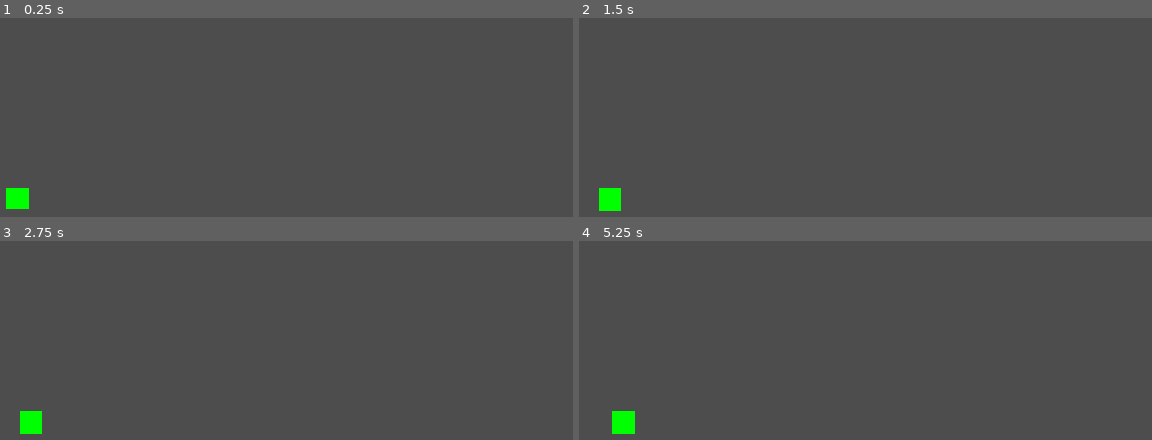
Above: before the commit, frames 1-4 (two rows, left to right).
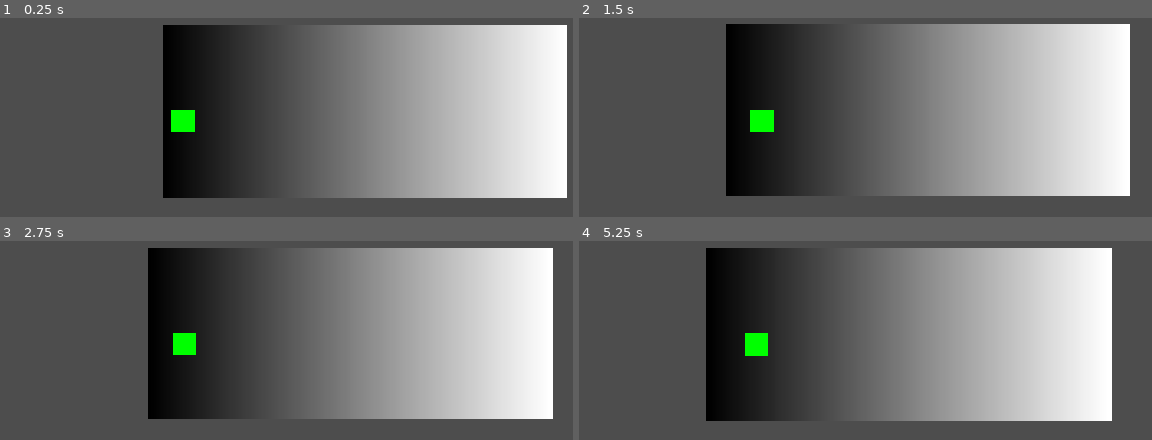
Above: after the commit, the same moments.

Repository: boxboy523/Post-Apocalypse-Constellation
Game: Godot game, scene res://scenes/main.tscn
The game is run twice, just before and just after one commit, with the same random seed, the same clock (stepped at 60 frames per second) and the same inputs. Before the commit the project starts from res://main.tscn.
Inputs:
- Up to frame 1 (0.25 s): no input
- Up to frame 2 (1.5 s): tap Enter at 0.5 s; hold 1 (choose_path_1) 0.53-1.28 s; tap 2 (choose_path_2) at 0.8, 1.35 s; tap Space (start_path) at 1.25 s
- Up to frame 3 (2.75 s): tap 1 (choose_path_1) at 1.55 s; hold 1 (choose_path_1) from 2.03 s (still down); tap 2 (choose_path_2) at 2.3 s
- Up to frame 4 (5.25 s): tap Space (start_path) at 2.75 s; release 1 (choose_path_1) at 2.78 s; tap 2 (choose_path_2) at 2.85, 3.8 s; tap 1 (choose_path_1) at 3.05, 4.35 s; hold Space (start_path) 3.53-4.28 s; hold 2 (choose_path_2) from 5.03 s (still down)

The runs differ from the first frame. In frame 1, 50% of the frame differs, in the area x 1-99%, y 3-96%; in frame 2, 50%; in frame 3, 50%; in frame 4, 50%, in the area x 5-94%, y 3-97%.

Commit message:
map system implemented, file system created

Diff:
--- a/godot/block.tscn
+++ /dev/null
@@ -1,20 +0,0 @@
-[gd_scene format=3 uid="uid://nh208vrke0dq"]
-
-[sub_resource type="RectangleShape2D" id="RectangleShape2D_k5pvu"]
-size = Vector2(32, 32)
-
-[sub_resource type="Gradient" id="Gradient_hfsdp"]
-colors = PackedColorArray(1, 1, 1, 1, 1, 1, 1, 1)
-
-[sub_resource type="GradientTexture2D" id="GradientTexture2D_d0284"]
-gradient = SubResource("Gradient_hfsdp")
-width = 32
-height = 32
-
-[node name="Block" type="StaticBody2D" unique_id=438339812]
-
-[node name="CollisionShape2D" type="CollisionShape2D" parent="." unique_id=1524439025]
-shape = SubResource("RectangleShape2D_k5pvu")
-
-[node name="Sprite2D" type="Sprite2D" parent="." unique_id=158558861]
-texture = SubResource("GradientTexture2D_d0284")
--- a/godot/main.tscn
+++ /dev/null
@@ -1,39 +0,0 @@
-[gd_scene format=3 uid="uid://bxydsb3ub7npf"]
-
-[ext_resource type="PackedScene" uid="uid://oj0oouh4mwtt" path="res://player.tscn" id="1_0xm2m"]
-[ext_resource type="Script" uid="uid://cp7v1qqq58odj" path="res://player.gd" id="2_lquwl"]
-
-[sub_resource type="Curve2D" id="Curve2D_lquwl"]
-_data = {
-"points": PackedVector2Array(0, 0, 0, 0, 337, 437, 0, 0, 0, 0, 631, 434, 0, 0, 0, 0, 718, 501)
-}
-point_count = 3
-
-[sub_resource type="Curve2D" id="Curve2D_7mycd"]
-_data = {
-"points": PackedVector2Array(0, 0, 0, 0, 337, 437, 0, 0, 0, 0, 631, 434, 0, 0, 0, 0, 701, 371)
-}
-point_count = 3
-
-[node name="Main" type="Node2D" unique_id=1160899106]
-
-[node name="Player" parent="." unique_id=1675211555 node_paths=PackedStringArray("path_choices") instance=ExtResource("1_0xm2m")]
-position = Vector2(338, 436)
-script = ExtResource("2_lquwl")
-path_choices = [NodePath("../PathDown/PathFollowDown"), NodePath("../PathUp/PathFollowUp")]
-
-[node name="PathDown" type="Path2D" parent="." unique_id=832966303]
-curve = SubResource("Curve2D_lquwl")
-
-[node name="PathFollowDown" type="PathFollow2D" parent="PathDown" unique_id=429237988]
-position = Vector2(337, 437)
-rotation = -0.0102037275
-loop = false
-
-[node name="PathUp" type="Path2D" parent="." unique_id=414682385]
-curve = SubResource("Curve2D_7mycd")
-
-[node name="PathFollowUp" type="PathFollow2D" parent="PathUp" unique_id=108091815]
-position = Vector2(337, 437)
-rotation = -0.0102037275
-loop = false
--- a/godot/project.godot
+++ b/godot/project.godot
@@ -13,7 +13,7 @@
 config/name="godot"
 run/main_scene="uid://bxydsb3ub7npf"
 config/features=PackedStringArray("4.7", "Forward Plus")
-config/icon="res://icon.svg"
+config/icon="res://images/icon.svg"
 
 [display]
 
--- /dev/null
+++ b/godot/scenes/main.tscn
@@ -0,0 +1,13 @@
+[gd_scene format=3 uid="uid://bxydsb3ub7npf"]
+
+[ext_resource type="PackedScene" uid="uid://oj0oouh4mwtt" path="res://scenes/player.tscn" id="1_0wfyh"]
+[ext_resource type="PackedScene" uid="uid://db03it5f4c2al" path="res://scenes/map_base.tscn" id="2_sugp2"]
+
+[node name="Main" type="Node2D" unique_id=1160899106]
+
+[node name="Player" parent="." unique_id=1675211555 node_paths=PackedStringArray("map") instance=ExtResource("1_0wfyh")]
+position = Vector2(338, 436)
+map = NodePath("../MapBase")
+
+[node name="MapBase" parent="." unique_id=547791557 instance=ExtResource("2_sugp2")]
+position = Vector2(341, 437)
--- /dev/null
+++ b/godot/scenes/map_base.tscn
@@ -0,0 +1,55 @@
+[gd_scene format=3 uid="uid://db03it5f4c2al"]
+
+[ext_resource type="Script" uid="uid://57nxd88ew6wa" path="res://scripts/choice_map.gd" id="1_v6wkn"]
+[ext_resource type="Script" uid="uid://bsg5drt3fprvl" path="res://scripts/path_choice.gd" id="2_v6wkn"]
+
+[sub_resource type="Curve2D" id="Curve2D_ya7al"]
+_data = {
+"points": PackedVector2Array(0, 0, 0, 0, 337, 437, 0, 0, 0, 0, 538.75854, 431, 0, 0, 0, 0, 639.9943, 333, 0, 0, 0, 0, 712, 333)
+}
+point_count = 4
+
+[sub_resource type="Curve2D" id="Curve2D_tysbb"]
+_data = {
+"points": PackedVector2Array(0, 0, 0, 0, 337, 437, 0, 0, 0, 0, 631, 434, 0, 0, 0, 0, 699, 508, 0, 0, 0, 0, 880, 509)
+}
+point_count = 4
+
+[sub_resource type="Gradient" id="Gradient_tysbb"]
+
+[sub_resource type="GradientTexture2D" id="GradientTexture2D_k5pvu"]
+gradient = SubResource("Gradient_tysbb")
+
+[node name="MapBase" type="Node2D" unique_id=342723024]
+script = ExtResource("1_v6wkn")
+metadata/_custom_type_script = "uid://57nxd88ew6wa"
+
+[node name="PathUp" type="Path2D" parent="." unique_id=1440970172]
+position = Vector2(-331, -437)
+curve = SubResource("Curve2D_ya7al")
+script = ExtResource("2_v6wkn")
+desc = "윗길"
+metadata/_custom_type_script = "uid://bsg5drt3fprvl"
+
+[node name="PathFollowUp" type="PathFollow2D" parent="PathUp" unique_id=2026021078]
+position = Vector2(337, 437)
+rotation = -0.029729754
+loop = false
+
+[node name="PathDown" type="Path2D" parent="." unique_id=430652331]
+position = Vector2(-337, -436)
+curve = SubResource("Curve2D_tysbb")
+script = ExtResource("2_v6wkn")
+desc = "아랫길"
+metadata/_custom_type_script = "uid://bsg5drt3fprvl"
+
+[node name="PathFollowDown" type="PathFollow2D" parent="PathDown" unique_id=2006360128]
+position = Vector2(337, 437)
+rotation = -0.0102037275
+loop = false
+
+[node name="BackgroundPlaceholder" type="Sprite2D" parent="." unique_id=1023462773]
+z_index = -3
+position = Vector2(259.5, -13.999996)
+scale = Vector2(9.109375, 3.875)
+texture = SubResource("GradientTexture2D_k5pvu")
--- a/godot/player.tscn
+++ b/godot/scenes/player.tscn
@@ -1,8 +1,6 @@
 [gd_scene format=3 uid="uid://oj0oouh4mwtt"]
 
-[sub_resource type="GDScript" id="GDScript_sh265"]
-script/source = "extends CharacterBody2D
-"
+[ext_resource type="Script" uid="uid://cp7v1qqq58odj" path="res://scripts/player.gd" id="1_4flbx"]
 
 [sub_resource type="Gradient" id="Gradient_sh265"]
 colors = PackedColorArray(0, 1, 0, 1, 0, 1, 0, 1)
@@ -12,8 +10,11 @@
 width = 32
 height = 32
 
-[node name="Player" type="CharacterBody2D" unique_id=1675211555]
-script = SubResource("GDScript_sh265")
+[node name="Player" type="Node2D" unique_id=1859245618]
+script = ExtResource("1_4flbx")
 
 [node name="Sprite2D" type="Sprite2D" parent="." unique_id=1367374429]
 texture = SubResource("GradientTexture2D_sweqy")
+
+[node name="Camera2D" type="Camera2D" parent="." unique_id=1313566457]
+position_smoothing_enabled = true
--- /dev/null
+++ b/godot/scripts/choice_map.gd
@@ -0,0 +1,9 @@
+class_name ChoiceMap
+extends Node2D
+
+func get_paths() -> Array[PathChoice]:
+	var paths: Array[PathChoice] = []
+	for child in get_children():
+		if child is PathChoice:
+			paths.append(child)
+	return paths
--- /dev/null
+++ b/godot/scripts/path_choice.gd
@@ -0,0 +1,10 @@
+class_name PathChoice
+extends Path2D
+@export var desc: String
+@export var next_set: PackedScene
+
+func get_follower() -> PathFollow2D:
+	for child in get_children():
+		if child is PathFollow2D:
+			return child
+	return null
--- a/godot/player.gd
+++ b/godot/scripts/player.gd
@@ -1,28 +1,32 @@
-extends CharacterBody2D
+extends Node2D
 
-@export var path_choices: Array[PathFollow2D] = []
+@export var map: ChoiceMap
 
+var path_choices: Array[PathChoice]
 const SPEED = 200.0
 var idx = 0
 enum State {ON_PATH, TO_PATH, READY}
 var state = State.TO_PATH
 
-func follow(follower: PathFollow2D) -> void:
+func _ready() -> void:
+	path_choices = map.get_paths()
+
+func follow(path: PathChoice) -> void:
 	#get_parent().remove_child(self)
-	var new_follower = follower
+	var new_follower = path.get_follower()
 	reparent(new_follower, true)
+	$Camera2D.reset_smoothing()
 	state = State.TO_PATH
 
 func _process(delta: float) -> void:
 	if not (get_parent() is PathFollow2D):
 		return
 	var follower := get_parent() as PathFollow2D
-	var path = follower.get_parent() as Path2D
-	print(str(position))
+	print(str(state))
 	match state:
 		State.ON_PATH:
+			print(str(follower.progress_ratio))
 			if follower and follower.progress_ratio < 1.0:
-				print(str(follower.progress_ratio))
 				follower.progress += SPEED * delta
 		State.TO_PATH:
 			position = position.move_toward(Vector2.ZERO, SPEED * delta)
--- a/godot/slope_down.tscn
+++ /dev/null
@@ -1,16 +0,0 @@
-[gd_scene format=3 uid="uid://djwg5q58v7ukq"]
-
-[ext_resource type="Texture2D" uid="uid://c7c6n1rdaarlv" path="res://slope.png" id="1_2pvnd"]
-
-[sub_resource type="ConvexPolygonShape2D" id="ConvexPolygonShape2D_d0284"]
-points = PackedVector2Array(16, 16, -16, 16, -16, -16)
-
-[node name="SlopeUp" type="StaticBody2D" unique_id=1806238678]
-collision_layer = 4
-
-[node name="CollisionShape2D" type="CollisionShape2D" parent="." unique_id=1397082932]
-shape = SubResource("ConvexPolygonShape2D_d0284")
-
-[node name="Sprite2D" type="Sprite2D" parent="." unique_id=927114535]
-texture = ExtResource("1_2pvnd")
-flip_h = true
--- a/godot/slope_up.tscn
+++ /dev/null
@@ -1,16 +0,0 @@
-[gd_scene format=3 uid="uid://cos4byyb3fm64"]
-
-[ext_resource type="Texture2D" uid="uid://c7c6n1rdaarlv" path="res://slope.png" id="1_aj0rd"]
-
-[sub_resource type="ConvexPolygonShape2D" id="ConvexPolygonShape2D_d0284"]
-points = PackedVector2Array(16, 16, -16, 16, 16, -16)
-
-[node name="SlopeUp" type="StaticBody2D" unique_id=1806238678]
-collision_layer = 2
-collision_mask = 2
-
-[node name="CollisionShape2D" type="CollisionShape2D" parent="." unique_id=1397082932]
-shape = SubResource("ConvexPolygonShape2D_d0284")
-
-[node name="Sprite2D" type="Sprite2D" parent="." unique_id=927114535]
-texture = ExtResource("1_aj0rd")
Renamed: godot/icon.svg -> godot/images/icon.svg
Not shown, added: godot/images/icon.svg.import
Not shown, added: godot/scripts/choice_map.gd.uid
Not shown, added: godot/scripts/path_choice.gd.uid
Renamed: godot/player.gd.uid -> godot/scripts/player.gd.uid
Binary file removed: godot/slope.png
Not shown, removed: godot/slope.png.import
